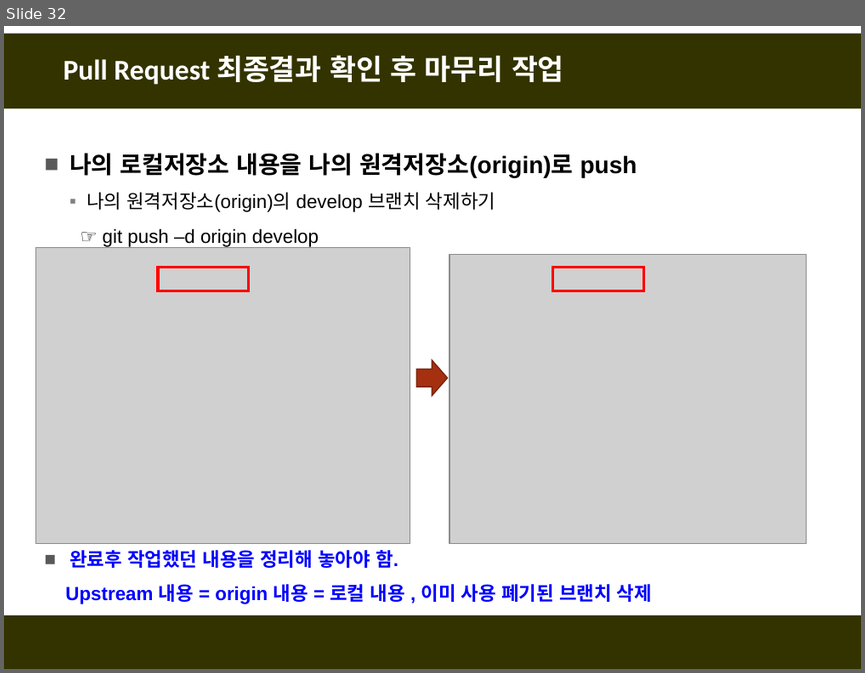
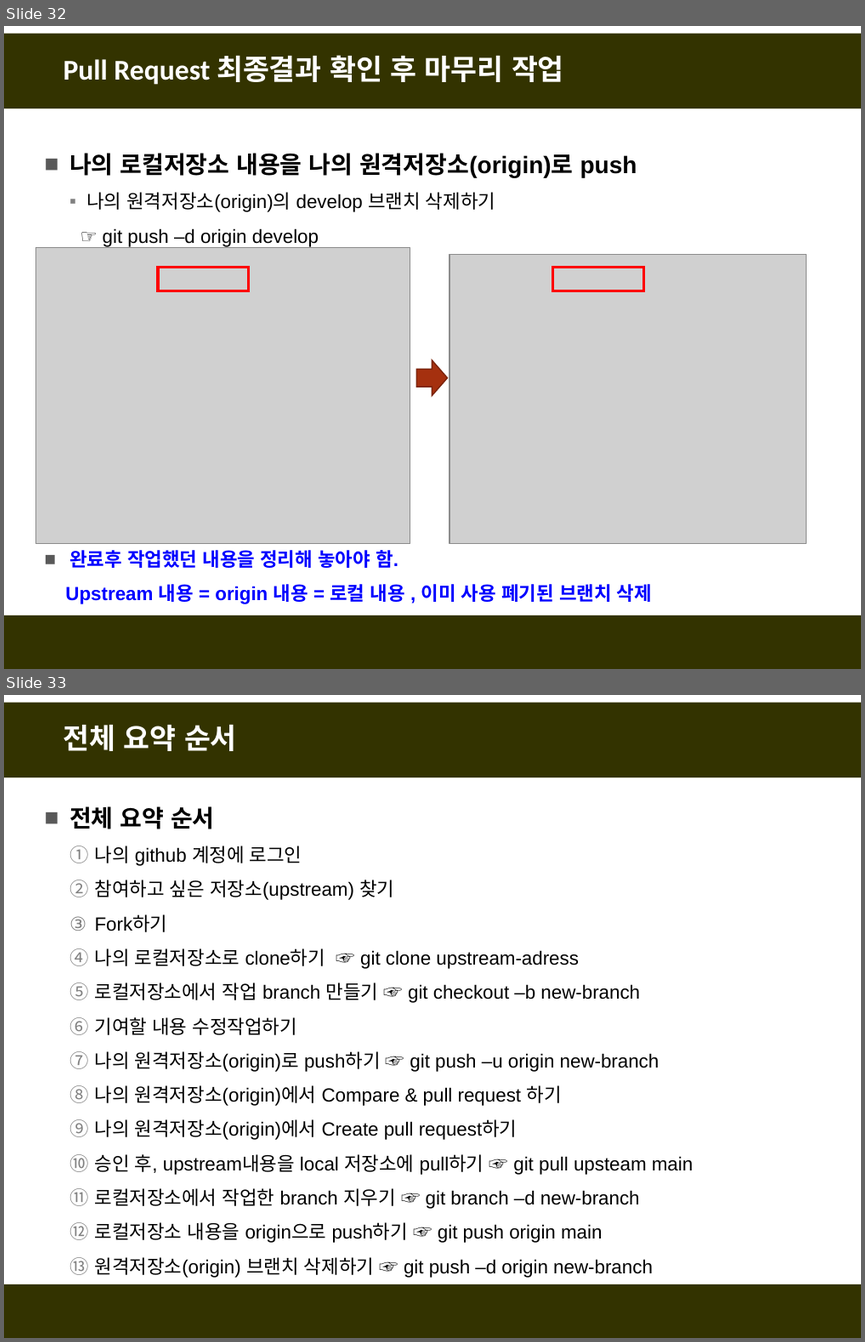
Before and after one commit to fasthill/github-lecture, a slide deck: git및github첫걸음3-forkclonePR.pptx. Shown one above the other, each under a label of ours: slide 32 before the commit, slides 32 and 33 after it. The pictures are 865x673 and 865x1342 pixels, drawn with LibreOffice and Linux fonts; fonts in the diff are those of the drawing; grey boxes stand for pictures. Boxes give left, top, right and bottom in pixels: in the first picture for what was removed or moved away, otherwise in the second. Text is boxed around its words. In the diff, an @@ line names an element or a change of style, - is before the commit and + after.

```diff
--- a/git및github첫걸음3-forkclonePR.pptx
+++ b/git및github첫걸음3-forkclonePR.pptx
@@ slide 33 added at <box>4,695,861,1338</box>, background #FFFFFF; not listed: 2 template elements that a slide beside it also shows @@
@@ title added at <box>64,724,237,751</box>, 24 pt, text #FFFFFF, bold @@
+전체 요약 순서
@@ text added at <box>69,806,692,1277</box>, 16 pt, text #000000 @@
+■ 전체 요약 순서
+  1. 나의 github 계정에 로그인
+  2. 참여하고 싶은 저장소(upstream) 찾기
+  3. Fork하기
+  4. 나의 로컬저장소로 clone하기 ☞ git clone upstream-adress
+  5. 로컬저장소에서 작업 branch 만들기 ☞ git checkout –b new-branch
+  6. 기여할 내용 수정작업하기
+  7. 나의 원격저장소(origin)로 push하기 ☞ git push –u origin new-branch
+  8. 나의 원격저장소(origin)에서 Compare & pull request 하기
+  9. 나의 원격저장소(origin)에서 Create pull request하기
+  10. 승인 후, upstream내용을 local 저장소에 pull하기 ☞ git pull upsteam main
+  11. 로컬저장소에서 작업한 branch 지우기 ☞ git branch –d new-branch
+  12. 로컬저장소 내용을 origin으로 push하기 ☞ git push origin main
+  13. 원격저장소(origin) 브랜치 삭제하기 ☞ git push –d origin new-branch
```
Also in this commit, not shown: 1 slide removed.
